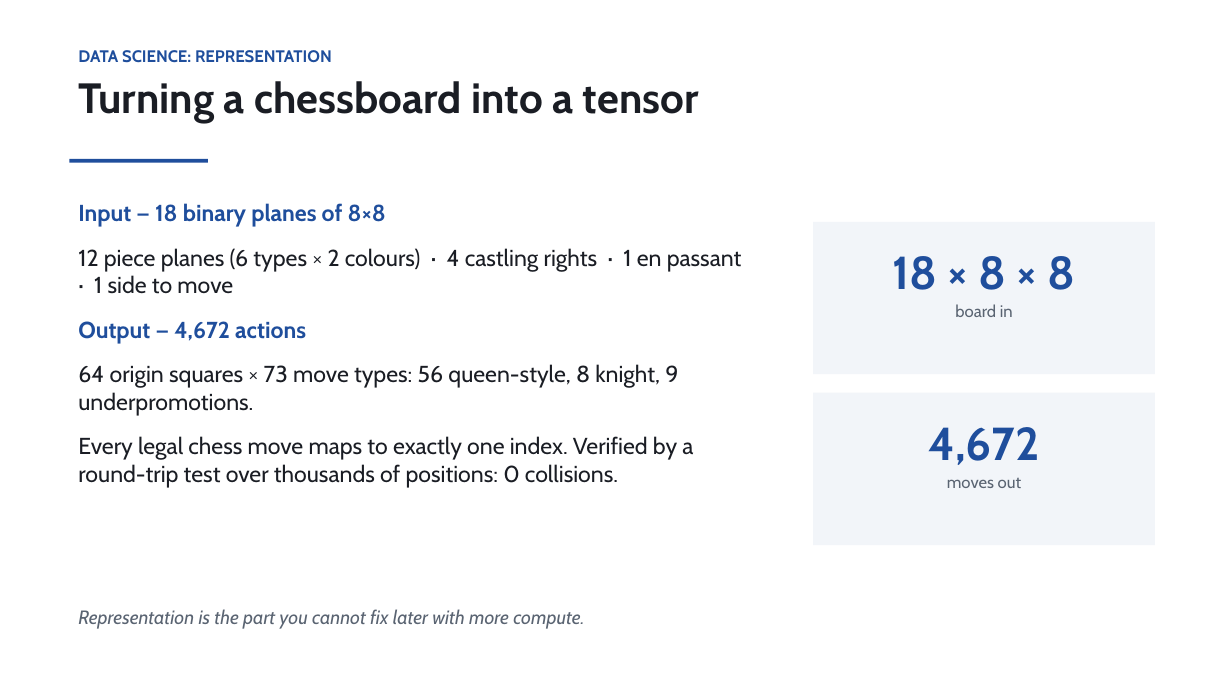
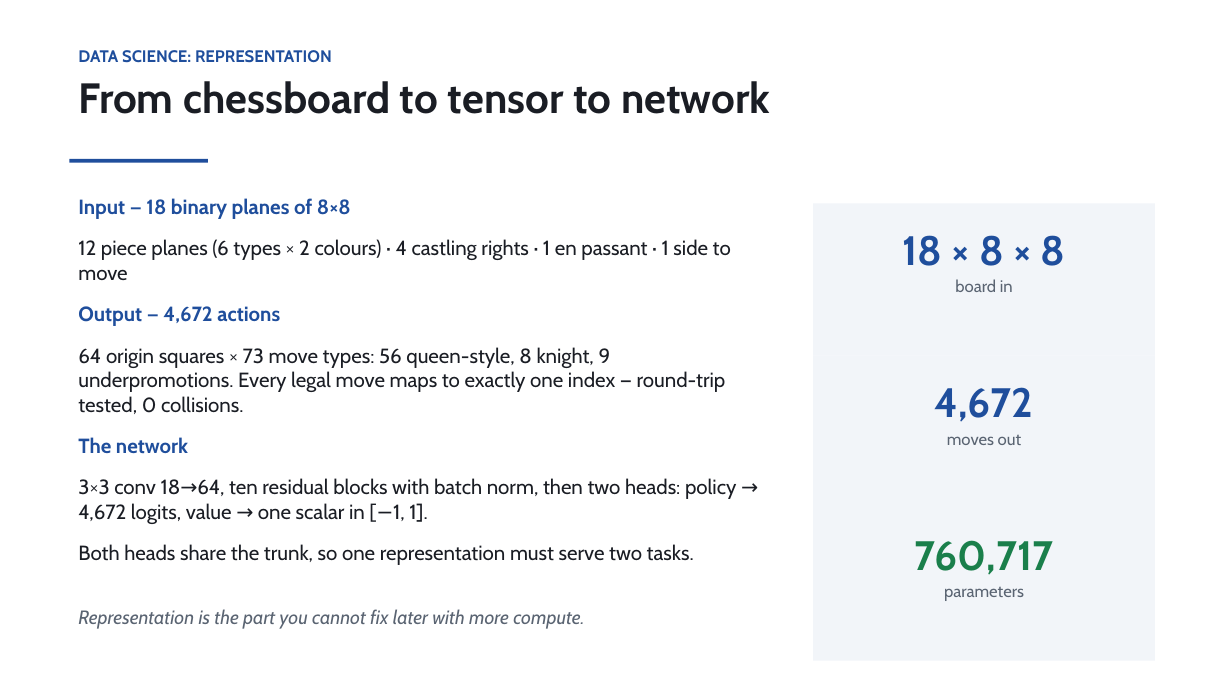
Before and after one commit to realgauravvyas/chess-ai, a slide deck: slide 2 of docs/chess_ai_slides.pptx. Drawn at 1232x693 pixels with LibreOffice and Linux fonts; fonts in the diff are those of the drawing. Boxes give left, top, right and bottom in pixels: in the first picture for what was removed or moved away, otherwise in the second. Text is boxed around its words. In the diff, an @@ line names an element or a change of style, - is before the commit and + after.

```diff
--- a/docs/chess_ai_slides.pptx
+++ b/docs/chess_ai_slides.pptx
@@ text at (78,81,770,114): text changed @@
-Turning a chessboard into a tensor
+From chessboard to tensor to network
@@ text at (78,198,731,326): size 18 to 16 pt in "Input — 18 binary planes of 8×8", "12 piece planes (6 types × 2 ...", "Output — 4,672 actions" @@
@@ rectangle: place and size @@
-rectangle at (813,222,1155,374)
+rectangle at (813,203,1155,356)
@@ text "18 × 8 × 8": place and size @@
-text "18 × 8 × 8" at (892,256,1076,317)
+text "18 × 8 × 8" at (902,235,1066,292)
@@ text at (902,235,1066,266): size 36 to 32 pt in "18 × 8 × 8" @@
@@ text at (78,347,736,565): text changed; size 18 to 16 pt @@
-64 origin squares × 73 move types: 56 queen-style, 8 knight, 9 underpromotions.
-Every legal chess move maps to exactly one index. Verified by a round-trip test over thousands of positions: 0 collisions.
+64 origin squares × 73 move types: 56 queen-style, 8 knight, 9 underpromotions. Every legal move maps to exactly one index — round-trip tested, 0 collisions.
+The network
+3×3 conv 18→64, ten residual blocks with batch norm, then two heads: policy → 4,672 logits, value → one scalar in [−1, 1].
+Both heads share the trunk, so one representation must serve two tasks.
@@ rectangle: place and size @@
-rectangle at (813,393,1155,545)
+rectangle at (813,356,1155,508)
@@ text "4,672": place and size @@
-text "4,672" at (928,427,1039,488)
+text "4,672" at (934,387,1033,445)
@@ text at (934,387,1033,422): size 36 to 32 pt in "4,672" @@
@@ rectangle added at (813,508,1155,661), fill #F2F5F9 @@
@@ text added at (915,540,1053,601), 13 pt, text #5A6472 @@
+760,717
+parameters
```
Also in this commit, not shown: 1 slide removed, 1 other file.
